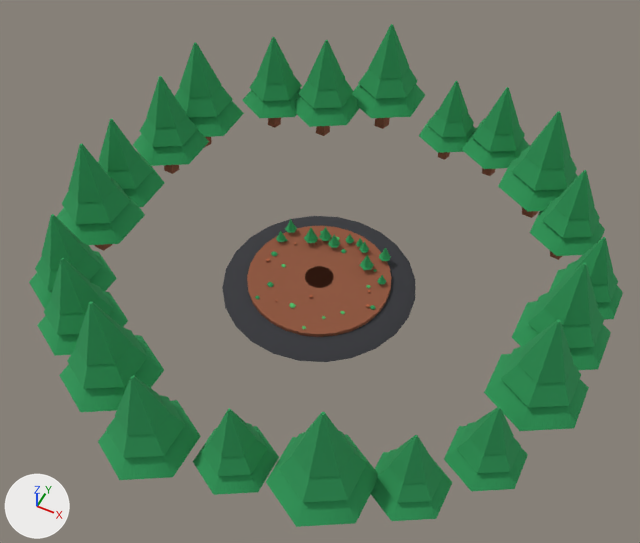
Renders of the glTF model game/assets/3d/env/silk_widow.glb from each side of a commit.
Camera for both pictures: a 50 mm lens placed at (21.9, -43.7, 55.3), pointed at (1.1, -2.0, 3.2). Arrows for +X, +Y and +Z are at lower left; the lights stay in place. The first picture is the older version. Vertices at exactly the same position are counted once.

Objects in the first picture: 'SilkWidowGround'.
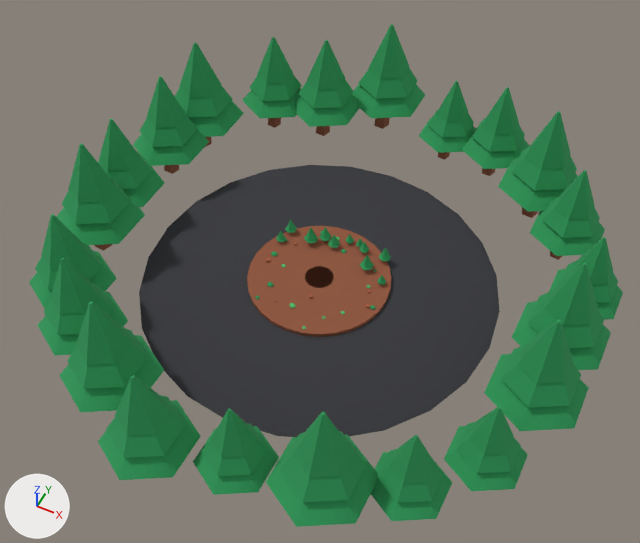
Patch to the scene script:
```diff
--- a/game/assets/3d/env/silk_widow.glb.py
+++ b/game/assets/3d/env/silk_widow.glb.py
@@ me_cone @@
 me_cone.from_pydata(...)  # 2475 vertices, 4278 faces; spans x -21.6..23.1, y -24.0..24.6, z -0.9..11.1
 # used by ob_silkwidowground; location = (0.0, 0.0, 0.0)
+# me_cone part 1: the loose piece of 48 vertices spanning x -8.1..8.1, y -8.1..8.1, z -0.9..-0.4 is scaled about its middle by (1.85, 1.85, 1)
 me_cone.materials.append(mat_colormap)
```

Pixel boxes (x1, y1, x2, y2) of what changed, in the pictures (640 x 543 px; the box of a moved part takes in the faces that stretch with it):
part 1 of me_cone, moved or reshaped
    before: (222, 216, 415, 362)
    after: (139, 165, 500, 437)
